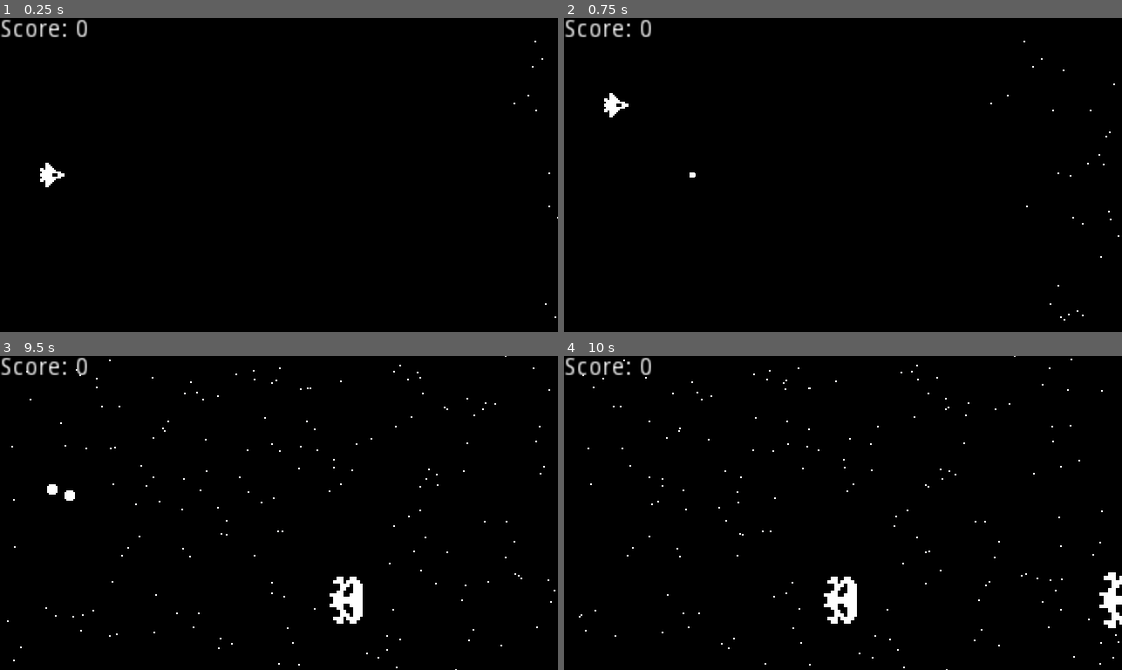
Above: before the commit, frames 1-4 (two rows, left to right).
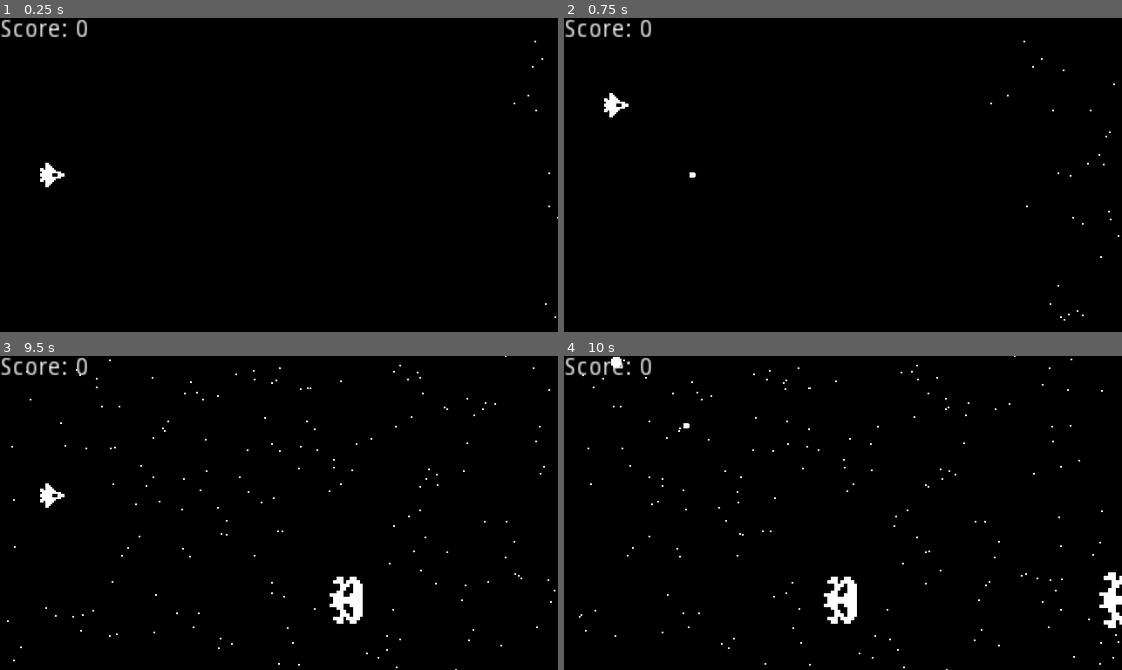
Above: after the commit, the same moments.

Repository: leovct/games
Game: Godot game, scene res://World.tscn
The game is run twice, just before and just after one commit, with the same random seed, the same clock (stepped at 60 frames per second) and the same inputs. Sound files missing from this copy of the repository are replaced by a short silence.
Inputs:
- Up to frame 1 (0.25 s): no input
- Up to frame 2 (0.75 s): tap Enter (ui_accept) at 0.5 s; hold Up (ui_up) from 0.53 s (still down)
- Up to frame 3 (9.5 s): tap Enter (ui_accept) at 0.77, 1.52, 3.02, 3.77, 4.52, 6.02, 6.77, 7.52, 9.02 s; release Up (ui_up) at 1.28 s; hold Down (ui_down) 1.28-2.03 s; hold Up (ui_up) 2.03-3.53 s; hold Down (ui_down) 3.53-5.78 s; hold Up (ui_up) 5.78-8.03 s; hold Down (ui_down) from 8.03 s (still down)
- Up to frame 4 (10 s): release Down (ui_down) at 9.53 s; hold Up (ui_up) from 9.53 s (still down); tap Enter (ui_accept) at 9.77 s

Frames 1-2 are identical in both runs. In frame 3, 0.2% of the frame differs, in the area x 7-14%, y 40-49%; in frame 4, less than 0.1%.

Commit message:
space-shooter: add sound effects

Diff:
--- a/space-shooter/Bullet.gd
+++ b/space-shooter/Bullet.gd
@@ -3,9 +3,13 @@
 export(int) var VELOCITY = 100
 
 # move the bullet from the left to the right of the screen
-func _process(delta) -> void:
+func _process(delta):
 	position.x += VELOCITY * delta
 
 # destroy a bullet when it exits the screen
-func _on_VisibilityNotifier2D_screen_exited() -> void:
+func _on_VisibilityNotifier2D_screen_exited():
 	queue_free()
+
+# destroy a bullet when it collides with something
+func _on_Bullet_area_entered(_area):
+	queue_free()
--- a/space-shooter/Bullet.tscn
+++ b/space-shooter/Bullet.tscn
@@ -1,7 +1,8 @@
-[gd_scene load_steps=4 format=2]
+[gd_scene load_steps=5 format=2]
 
 [ext_resource path="res://assets/sprites/Bullet.png" type="Texture" id=1]
 [ext_resource path="res://Bullet.gd" type="Script" id=2]
+[ext_resource path="res://assets/sounds/Laser.wav" type="AudioStream" id=3]
 
 [sub_resource type="RectangleShape2D" id=1]
 extents = Vector2( 4, 3 )
@@ -22,4 +23,9 @@
 [node name="VisibilityNotifier2D" type="VisibilityNotifier2D" parent="."]
 position = Vector2( 0.5, 2.38419e-07 )
 scale = Vector2( 0.45, 0.4 )
+
+[node name="LaserSound" type="AudioStreamPlayer" parent="."]
+stream = ExtResource( 3 )
+autoplay = true
+[connection signal="area_entered" from="." to="." method="_on_Bullet_area_entered"]
 [connection signal="screen_exited" from="VisibilityNotifier2D" to="." method="_on_VisibilityNotifier2D_screen_exited"]
--- a/space-shooter/Enemy.gd
+++ b/space-shooter/Enemy.gd
@@ -5,34 +5,31 @@
 export(int) var VELOCITY = 100
 export(int) var HEALTH = 3
 
+onready var hitSound = $HitSound
+
 # move the enemy from the right to the left of the screen
-func _process(delta) -> void:
+func _process(delta):
 	position.x -= VELOCITY * delta
 
 # handles colision between an enemy and a bullet
-func _on_Enemy_area_entered(area) -> void:
-	# destroy the bullet
-	area.queue_free()
+func _on_Enemy_area_entered(_area):
 	# decrease the enemy's health
 	HEALTH -= 1
+	hitSound.play()
 	if HEALTH <= 0:
 		# increase player's score
 		var mainNode = get_tree().current_scene
 		if mainNode.is_in_group("World"):
 			mainNode.score += 10 * scale.x
 		# destroy the enemy
+		# instance a new explosion
+		var explosionEffect = ExplosionEffect.instance()
+		# add it as a child of the main node
+		mainNode.call_deferred("add_child", explosionEffect)
+		# set its position
+		explosionEffect.global_position = global_position
 		queue_free()
 
 # destroy an enemy when it exits the screen
-func _on_VisibilityNotifier2D_screen_exited() -> void:
+func _on_VisibilityNotifier2D_screen_exited():
 	queue_free()
-
-# load explosion when the enemy dies
-func _exit_tree() -> void:
-	# instance a new explosion
-	var explosionEffect = ExplosionEffect.instance()
-	# add it as a child of the main node
-	var mainNode: Node = get_tree().current_scene
-	mainNode.call_deferred("add_child", explosionEffect)
-	# set its position
-	explosionEffect.global_position = global_position
--- a/space-shooter/Enemy.tscn
+++ b/space-shooter/Enemy.tscn
@@ -1,11 +1,12 @@
-[gd_scene load_steps=3 format=2]
+[gd_scene load_steps=4 format=2]
 
 [ext_resource path="res://assets/sprites/Enemy.png" type="Texture" id=1]
 [ext_resource path="res://Enemy.gd" type="Script" id=2]
+[ext_resource path="res://assets/sounds/Hit.wav" type="AudioStream" id=3]
 
 [node name="Enemy" type="Area2D"]
 collision_layer = 2
-collision_mask = 5
+collision_mask = 4
 script = ExtResource( 2 )
 VELOCITY = 80
 
@@ -18,5 +19,8 @@
 [node name="VisibilityNotifier2D" type="VisibilityNotifier2D" parent="."]
 position = Vector2( 0, 4.17233e-07 )
 scale = Vector2( 0.6, 0.8 )
+
+[node name="HitSound" type="AudioStreamPlayer" parent="."]
+stream = ExtResource( 3 )
 [connection signal="area_entered" from="." to="." method="_on_Enemy_area_entered"]
 [connection signal="screen_exited" from="VisibilityNotifier2D" to="." method="_on_VisibilityNotifier2D_screen_exited"]
--- a/space-shooter/EnemySpawner.gd
+++ b/space-shooter/EnemySpawner.gd
@@ -6,13 +6,13 @@
 var rng = RandomNumberGenerator.new()
 
 # get a random spawn point out of all the spawn points
-func get_spawn_point() -> Vector2:
+func get_spawn_point():
 	var points: Array = spawnPoints.get_children()
 	points.shuffle()
 	return points[0].global_position
 
 # spawn an enemy on the screen
-func spawn_enemy() -> void:
+func spawn_enemy():
 	# instance a new enemy
 	var enemy = Enemy.instance()
 	# add it has a child of the main node
@@ -25,5 +25,5 @@
 	enemy.scale *= (1 + rng.randf_range(0.0,2.0))
 
 # timer called every x seconds
-func _on_Timer_timeout() -> void:
+func _on_Timer_timeout():
 	spawn_enemy()
--- a/space-shooter/ExplosionEffect.tscn
+++ b/space-shooter/ExplosionEffect.tscn
@@ -1,6 +1,7 @@
-[gd_scene load_steps=3 format=2]
+[gd_scene load_steps=4 format=2]
 
 [ext_resource path="res://assets/sprites/Explosion.png" type="Texture" id=1]
+[ext_resource path="res://assets/sounds/Explode.wav" type="AudioStream" id=2]
 
 [sub_resource type="Animation" id=1]
 resource_name = "Explode"
@@ -35,8 +36,11 @@
 [node name="ExplosionEffect" type="Sprite"]
 texture = ExtResource( 1 )
 hframes = 6
-frame = 4
 
 [node name="AnimationPlayer" type="AnimationPlayer" parent="."]
 autoplay = "Explode"
 anims/Explode = SubResource( 1 )
+
+[node name="ExplodeSound" type="AudioStreamPlayer" parent="."]
+stream = ExtResource( 2 )
+autoplay = true
--- a/space-shooter/Ship.gd
+++ b/space-shooter/Ship.gd
@@ -2,6 +2,8 @@
 
 const Bullet = preload("res://Bullet.tscn") # pack scene
 const ExplosionEffect = preload("res://ExplosionEffect.tscn")
+
+onready var hitSound = $ShipHitSound
 
 export(int) var VELOCITY = 100
 
@@ -28,17 +30,19 @@
 
 # handles collision between the ship and an enemy
 func _on_Ship_area_entered(area):
-	# destroy the ship
-	queue_free()
 	# destroy the enemy
 	area.queue_free()
+	# destroy the ship
+	hitSound.play()
+	yield(hitSound, "finished") # wait for the sound to end
+	queue_free()
 
 # load explosion when the enemy dies
-func _exit_tree() -> void:
+func _exit_tree():
 	# instance a new explosion
 	var explosionEffect = ExplosionEffect.instance()
 	# add it as a child of the main node
-	var mainNode: Node = get_tree().current_scene
+	var mainNode = get_tree().current_scene
 	mainNode.call_deferred("add_child", explosionEffect)
 	# set its position
 	explosionEffect.global_position = global_position
--- a/space-shooter/Ship.tscn
+++ b/space-shooter/Ship.tscn
@@ -1,7 +1,8 @@
-[gd_scene load_steps=3 format=2]
+[gd_scene load_steps=4 format=2]
 
 [ext_resource path="res://assets/sprites/Ship.png" type="Texture" id=1]
 [ext_resource path="res://Ship.gd" type="Script" id=2]
+[ext_resource path="res://assets/sounds/ShipHit.wav" type="AudioStream" id=3]
 
 [node name="Ship" type="Area2D"]
 collision_mask = 2
@@ -16,4 +17,7 @@
 
 [node name="Collision" type="CollisionPolygon2D" parent="."]
 polygon = PoolVector2Array( -7, -4, -5, -4, -4, -7, -2, -7, 2, -3, 7, -1, 7, 1, 2, 3, -2, 7, -4, 7, -5, 4, -7, 4 )
+
+[node name="ShipHitSound" type="AudioStreamPlayer" parent="."]
+stream = ExtResource( 3 )
 [connection signal="area_entered" from="." to="." method="_on_Ship_area_entered"]
--- a/space-shooter/World.gd
+++ b/space-shooter/World.gd
@@ -1,10 +1,10 @@
 extends Node
 
-onready var scoreLabel: Label = $ScoreLabel
+onready var scoreLabel = $ScoreLabel
 
-var score: int = 0 setget set_score
+var score = 0 setget set_score
 
 # update score and label using setget
-func set_score(value: int) -> void:
+func set_score(value: int):
 	score = value
 	scoreLabel.text = 'Score: ' + str(score)
--- a/space-shooter/World.tscn
+++ b/space-shooter/World.tscn
@@ -1,8 +1,9 @@
-[gd_scene load_steps=5 format=2]
+[gd_scene load_steps=6 format=2]
 
 [ext_resource path="res://Ship.tscn" type="PackedScene" id=1]
 [ext_resource path="res://World.gd" type="Script" id=2]
 [ext_resource path="res://EnemySpawner.tscn" type="PackedScene" id=3]
+[ext_resource path="res://assets/sounds/Music.ogg" type="AudioStream" id=4]
 
 [sub_resource type="ParticlesMaterial" id=1]
 emission_shape = 2
@@ -37,6 +38,7 @@
 
 [node name="Ship" parent="." instance=ExtResource( 1 )]
 position = Vector2( 30, 90 )
+z_index = 1
 VELOCITY = 200
 
 [node name="EnemySpawner" parent="." instance=ExtResource( 3 )]
@@ -49,3 +51,7 @@
 __meta__ = {
 "_edit_use_anchors_": false
 }
+
+[node name="Music" type="AudioStreamPlayer" parent="."]
+stream = ExtResource( 4 )
+autoplay = true
